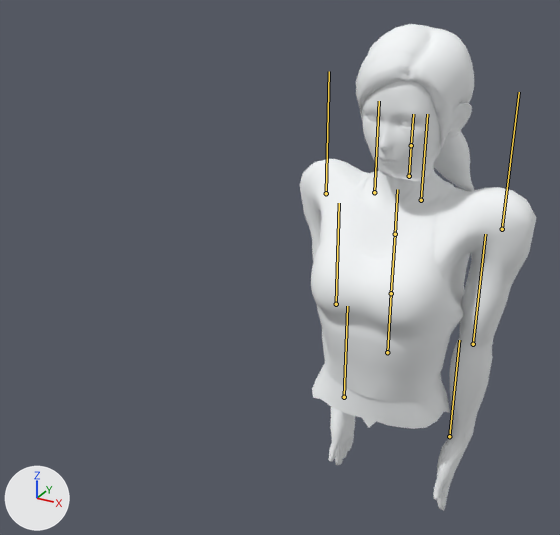
What one commit did to the glTF model zeni-site/scripts/zeni-personagem-clipes.glb.
Before and after are seen from a camera (50 mm lens) standing at (0.511, -1.419, 0.857) and looking at (-0.24, -0.054, 0.174). Lighting does not change. The marker at lower left points along +X, +Y and +Z. The older version comes first. The bones that bend it are drawn over the model as lines.

The first picture shows 'Corpo'.
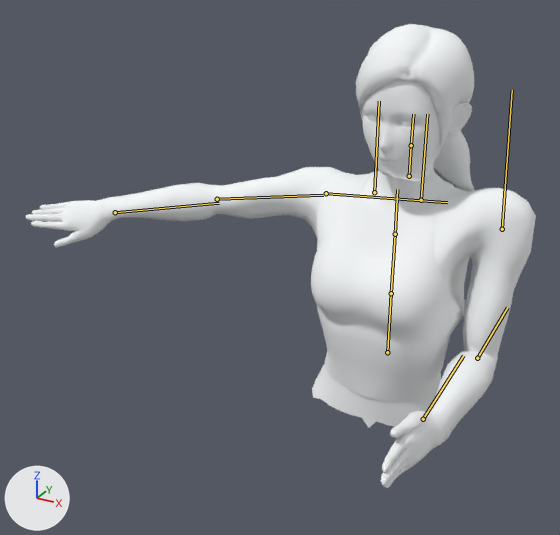
The newer file adds an action. The first version stands in its rest pose; the second is drawn at frame 14 of the action 'G_virar_a_mao_esticada'.

The change in detail:
Bone 'UpperArm.L' (bone_upperarm_l) turns from (0, 0, 0) to (-14, 0, 6) degrees about its own x, y and z.
Bone 'Forearm.L' (bone_forearm_l) turns from (0, 0, 0) to (-75, 0, 0) degrees about its own x, y and z.
Bone 'UpperArm.R' (bone_upperarm_r) turns from (0, 0, 0) to (-10, 0, -88) degrees about its own x, y and z.
Bone 'Forearm.R' (bone_forearm_r) turns from (0, 0, 0) to (-20, 26, -8) degrees about its own x, y and z.
Bone 'Hand.R' (bone_hand_r) turns from (0, 0, 0) to (-4, 27, -1) degrees about its own x, y and z.

Pixel boxes [x1, y1, x2, y2] of what changed, in the pictures (560 x 535 px):
'Corpo', posed (116% wider): before [300, 24, 536, 510]; after [26, 24, 536, 488]
bone 'UpperArm.L', root to tip: before (502, 229) to (519, 92); after (502, 229) to (512, 90)
bone 'Forearm.L', root to tip: before (473, 344) to (485, 234); after (477, 358) to (507, 307)
bone 'UpperArm.R', root to tip: before (326, 193) to (329, 71); after (326, 193) to (447, 202)
bone 'Forearm.R', root to tip: before (336, 304) to (339, 203); after (217, 199) to (323, 195)
bone 'Hand.R', root to tip: before (344, 397) to (347, 306); after (115, 212) to (219, 203)
